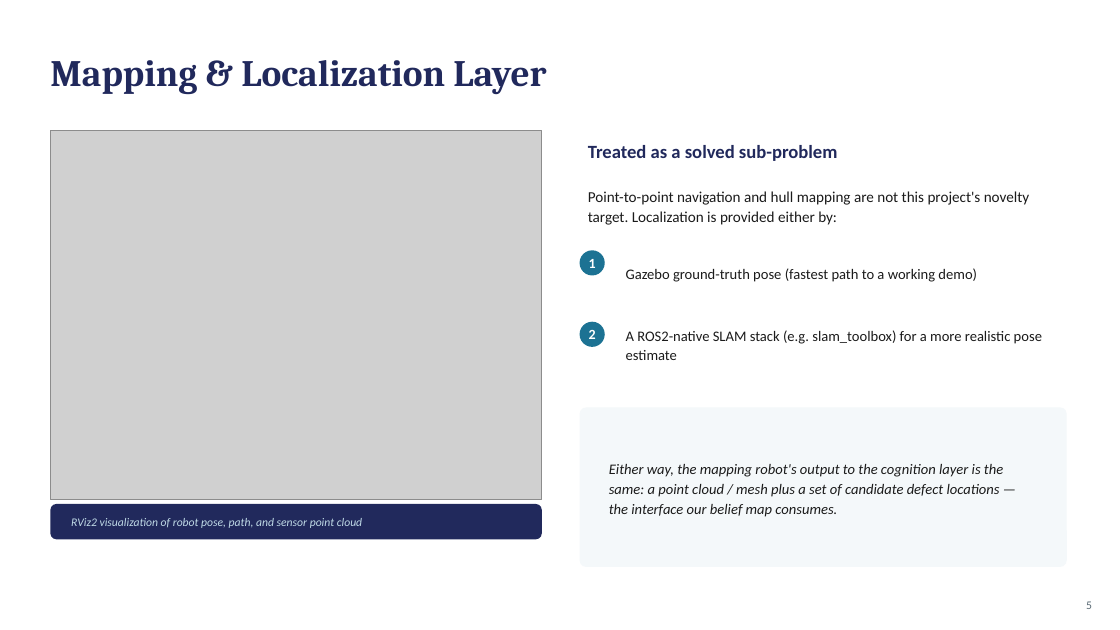
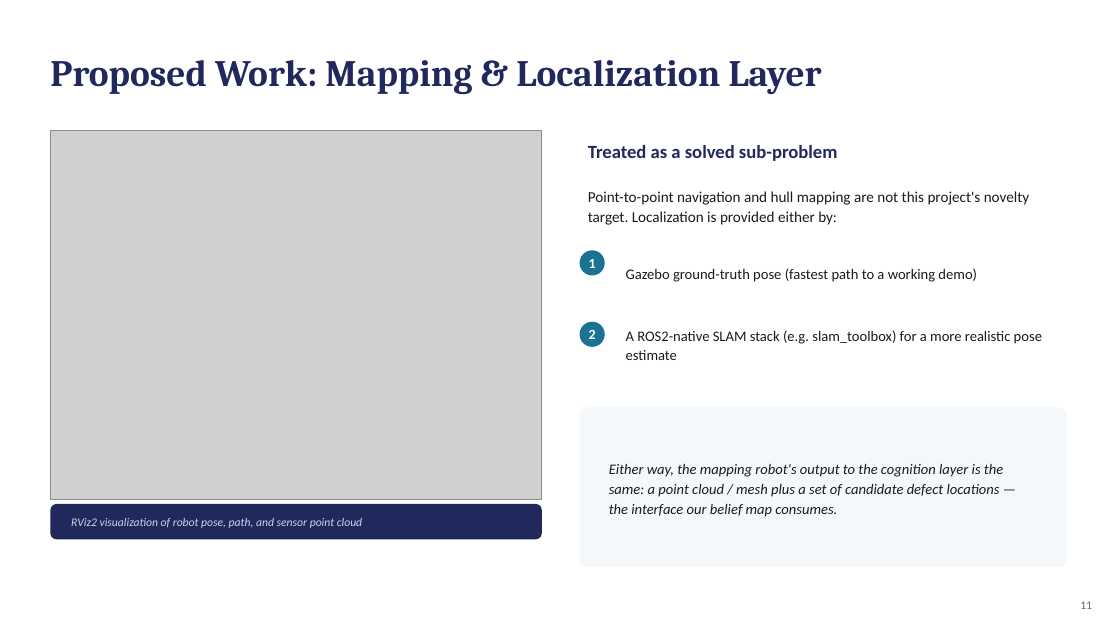
Before and after one commit to Pritish3110/HullSentinal, a slide deck: slide 11 of docs/Hull_Cleaning_Cognitive_Project.pptx (slide 5 before the commit). Drawn at 1120x630 pixels with LibreOffice and Linux fonts; fonts in the diff are those of the drawing; grey boxes stand for pictures. Boxes give left, top, right and bottom in pixels: in the first picture for what was removed or moved away, otherwise in the second. Text is boxed around its words. In the diff, an @@ line names an element or a change of style, - is before the commit and + after.

```diff
--- a/docs/Hull_Cleaning_Cognitive_Project.pptx
+++ b/docs/Hull_Cleaning_Cognitive_Project.pptx
@@ text at (x1=50, y1=60, x2=822, y2=94): text changed @@
-Mapping & Localization Layer
+Proposed Work: Mapping & Localization Layer
@@ text at (x1=1080, y1=601, x2=1092, y2=609): text changed @@
-5
+11
```
Also in this commit, not shown: 8 other slides changed, 7 slides added, 12 other files.
